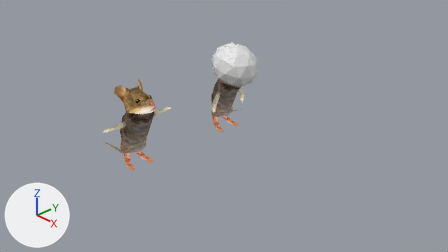
The Blender file blender/mouse.blend as it was, and as the next commit left it.
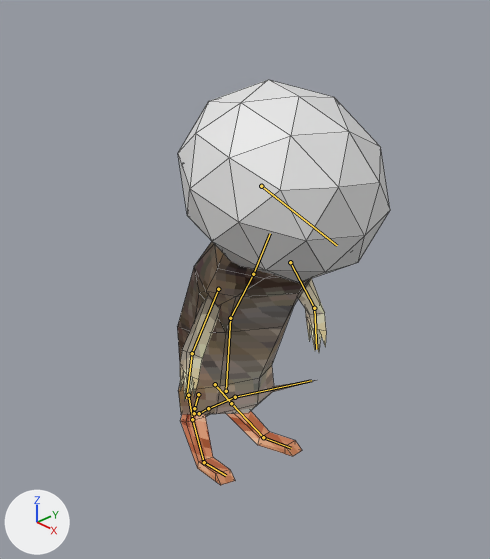
Each version appears first from the file's camera 'Camera', and next in a close-up on the part from 38% to 63% of the width and 10% to 59% of the height. The lights are fixed; the arrows at lower left show +X, +Y and +Z. Both versions are drawn at frame 30 of the action 'Idle'; the numbers are the values there. The bones that bend it are drawn over the model as lines in the close-ups. The close-ups show mesh edges as thin lines.
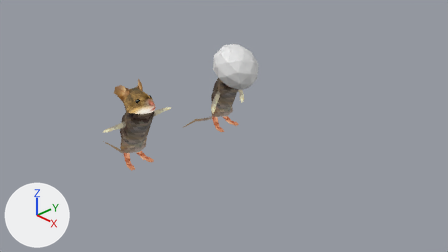
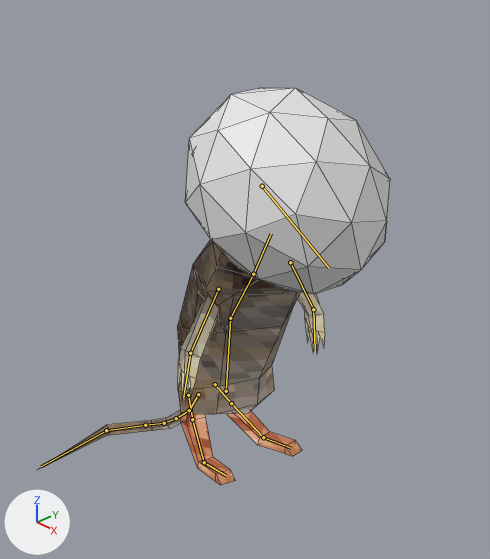
What differs and where, as boxes (x1, y1, x2, y2) in the close-ups (490 x 559 px):
'Icosphere', posed
    before: (178, 80, 390, 283)
    after: (185, 87, 390, 294)
'Cube.004', posed
    before: (177, 242, 326, 485)
    after: (39, 239, 325, 485)
bone 'Bone.002', root to tip
    before: (253, 274) to (270, 233)
    after: (253, 274) to (271, 233)
bone 'Bone.011', root to tip
    before: (261, 186) to (337, 245)
    after: (262, 186) to (329, 268)
bone 'Bone.005', root to tip
    before: (218, 289) to (192, 353)
    after: (218, 289) to (190, 353)
bone 'Bone.007', root to tip
    before: (290, 262) to (314, 308)
    after: (290, 262) to (313, 309)
bone 'Bone.003', root to tip
    before: (198, 394) to (194, 408)
    after: (198, 394) to (189, 410)
bone 'Bone.004', root to tip
    before: (194, 408) to (194, 413)
    after: (189, 410) to (176, 418)
bone 'Bone.016', root to tip
    before: (194, 413) to (199, 413)
    after: (176, 418) to (164, 423)
bone 'Bone.017', root to tip
    before: (199, 413) to (208, 408)
    after: (164, 423) to (145, 425)
bone 'Bone.018', root to tip
    before: (208, 408) to (235, 397)
    after: (145, 425) to (106, 430)
bone 'Bone.019', root to tip
    before: (235, 397) to (311, 380)
    after: (106, 430) to (41, 466)

The edits, one by one:
Bone 'Bone.002' (bone_bone_002) turns from (0, 0, -9) to (-1, 3, -9) degrees about its own x, y and z.
Bone 'Bone.011' (bone_bone_011) turns from (0, 0, -3) to (2, -4, -19) degrees about its own x, y and z.
Bone 'Bone.005' (bone_bone_005) turns from (-12, -6, -56) to (-12, -5, -54) degrees about its own x, y and z.
Bone 'Bone.007' (bone_bone_007) turns from (-36, -15, -43) to (-36, -16, -44) degrees about its own x, y and z.
Bone 'Bone.003' (bone_bone_003) turns from (-13, 21, -2) to (4, -6, 0) degrees about its own x, y and z.
Bone 'Bone.004' (bone_bone_004) turns from (-11, 9, -1) to (9, -7, -1) degrees about its own x, y and z.
Bone 'Bone.016' (bone_bone_016) turns from (-24, 10, -2) to (21, -9, -2) degrees about its own x, y and z.
Bone 'Bone.017' (bone_bone_017) turns from (-9, 1, 0) to (6, -1, 0) degrees about its own x, y and z.
Bone 'Bone.018' (bone_bone_018) turns from (-11, 0, 0) to (15, 0, 0) degrees about its own x, y and z.
Bone 'Bone.019' (bone_bone_019) turns from (-16, 1, 0) to (34, -1, 0) degrees about its own x, y and z.
